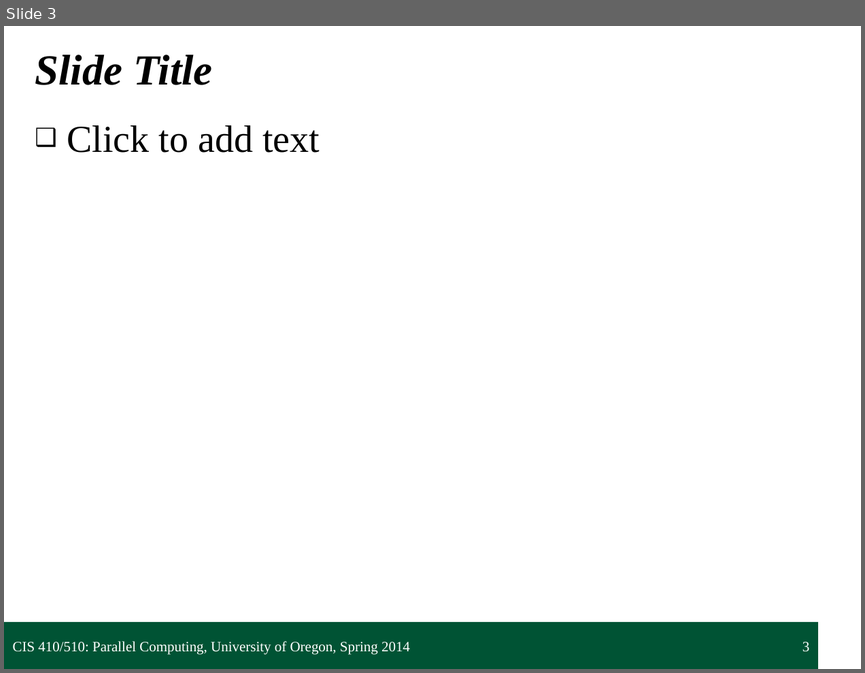
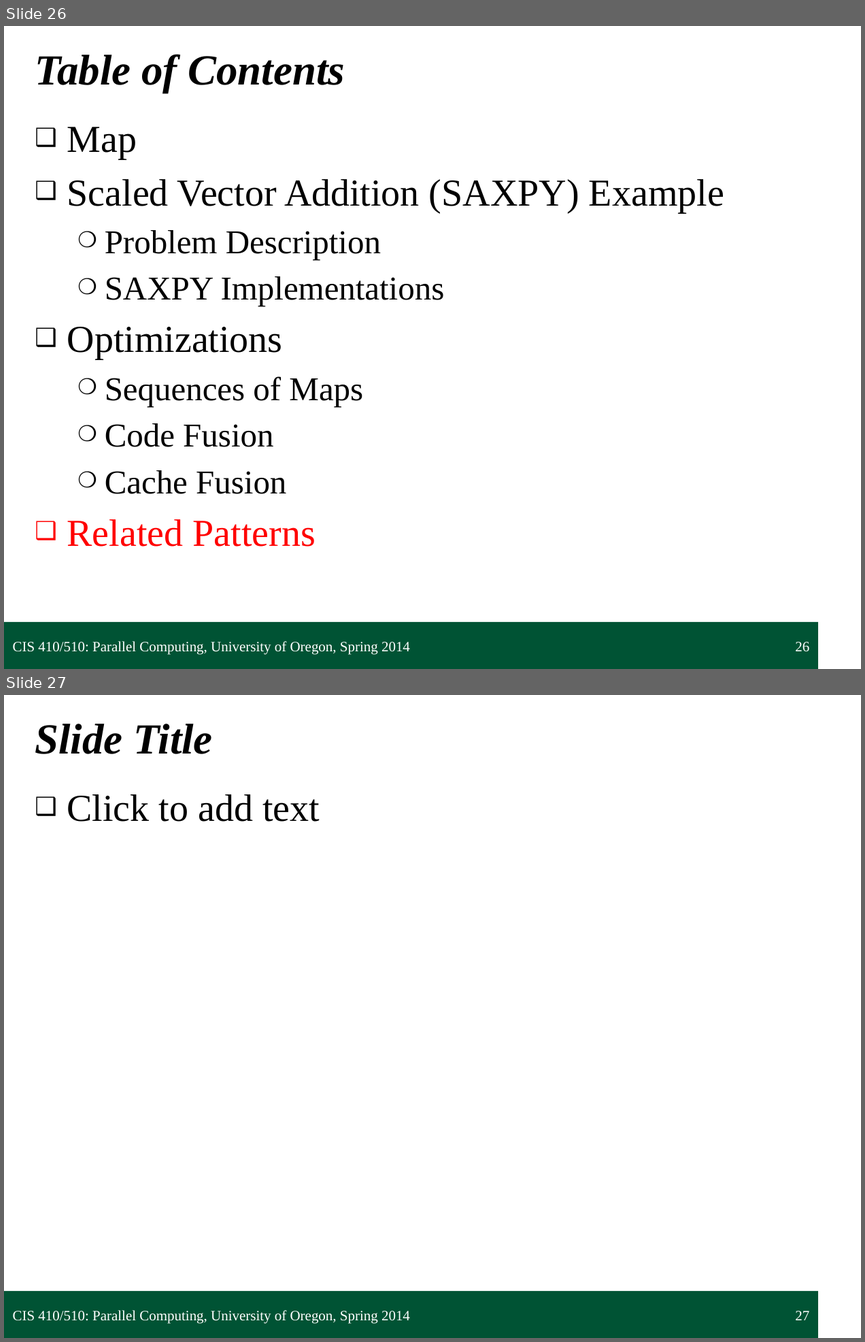
Before and after one commit to UOregonParallel/CourseMaterials, a slide deck: lecture_content/classSlides/1_mapPattern/mapPattern.pptx. Shown one above the other, each under a label of ours: slide 3 before the commit, slides 26 and 27 after it. The pictures are 865x673 and 865x1342 pixels, drawn with LibreOffice and Linux fonts; fonts in the diff are those of the drawing; background and template pictures are left out. Boxes give left, top, right and bottom in pixels: in the first picture for what was removed or moved away, otherwise in the second. Text is boxed around its words. In the diff, an @@ line names an element or a change of style, - is before the commit and + after.

Commit message:
Updating map lecture
Converted first half of the map pattern lecture to .pptx

```diff
--- a/lecture_content/classSlides/1_mapPattern/mapPattern.pptx
+++ b/lecture_content/classSlides/1_mapPattern/mapPattern.pptx
@@ slide 26 added at box(4, 26, 861, 669), background #FFFFFF; not listed: 1 template element that a slide beside it also shows @@
@@ title added at box(35, 54, 345, 93), 36 pt, text #000000, bold, italic @@
+Table of Contents
@@ text added at box(67, 127, 724, 546), 28 pt, text #000000 @@
+❑ Map
+❑ Scaled Vector Addition (SAXPY) Example
+  ❍ Problem Description
+  ❍ SAXPY Implementations
+❑ Optimizations
+  ❍ Sequences of Maps
+  ❍ Code Fusion
+  ❍ Cache Fusion
+❑ Related Patterns
@@ text added at box(13, 641, 410, 654), 12 pt, text #FFFFFF @@
+CIS 410/510: Parallel Computing, University of Oregon, Spring 2014
@@ page number added at box(795, 641, 809, 652), 12 pt, text #FFFFFF @@
+26
@@ what was slide 3 is now slide 27 @@
@@ page number at box(795, 1310, 809, 1320): text changed @@
-3
+27
```
Also in this commit, not shown: 1 slide changed, 23 other slides added.
